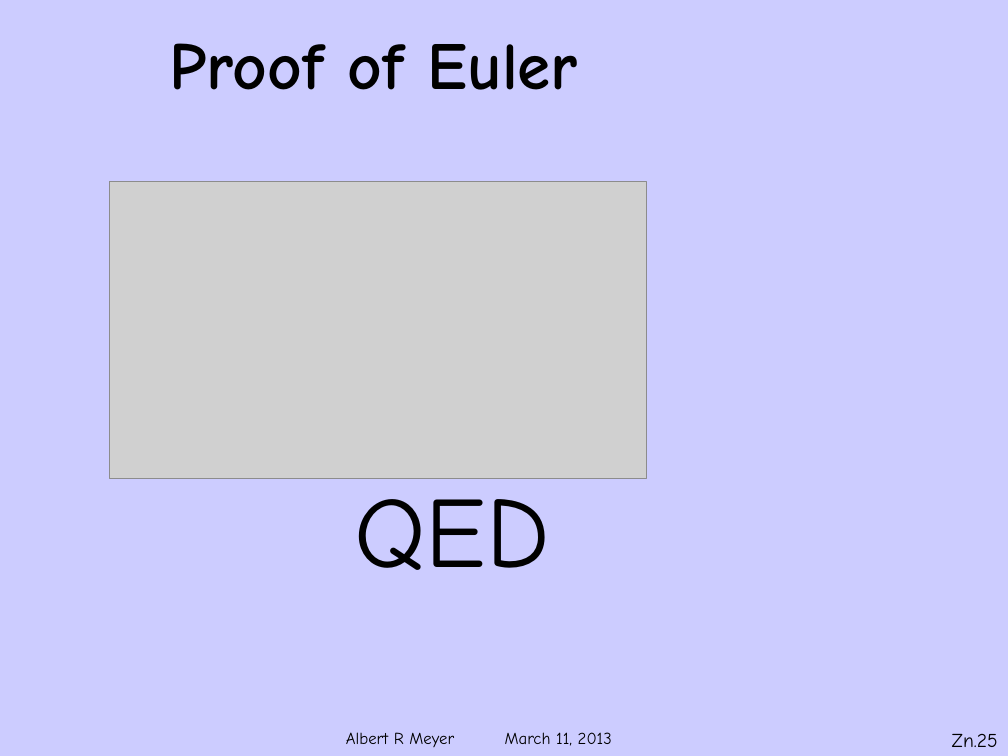
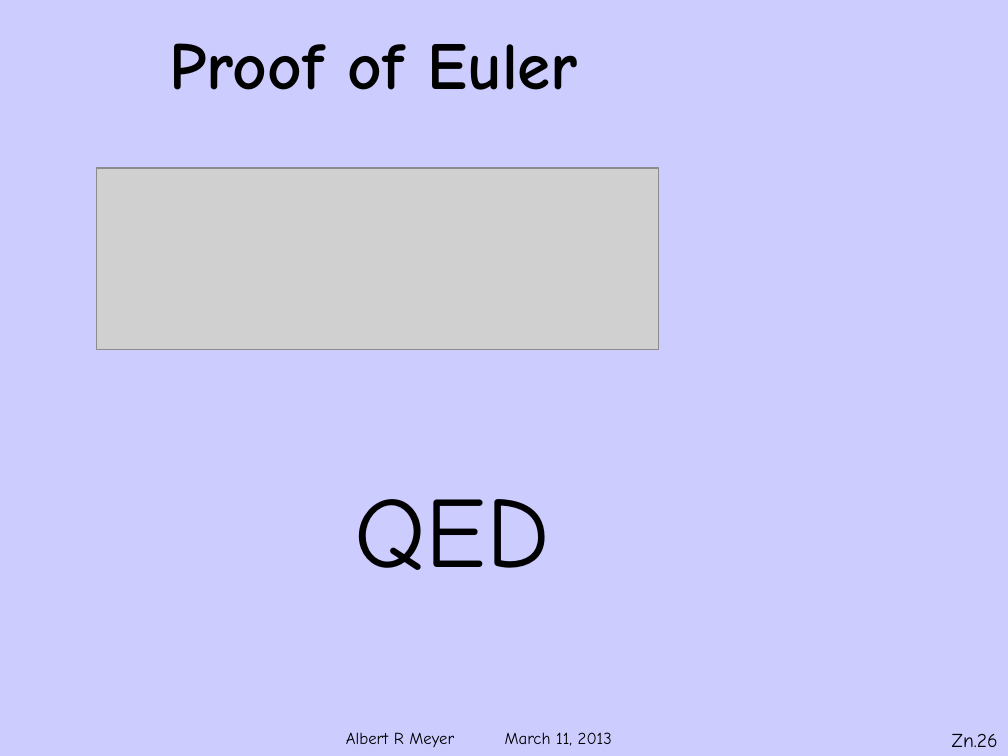
Before and after one commit to armeyer/mcs_web, a slide deck: slide 26 of spring13/slides13/Zmodn.pptx (slide 25 before the commit). Drawn at 1008x756 pixels with LibreOffice and Linux fonts; fonts in the diff are those of the drawing; grey boxes stand for pictures; background and template pictures are left out. Boxes give left, top, right and bottom in pixels: in the first picture for what was removed or moved away, otherwise in the second. Text is boxed around its words. In the diff, an @@ line names an element or a change of style, - is before the commit and + after.

```diff
--- a/spring13/slides13/Zmodn.pptx
+++ b/spring13/slides13/Zmodn.pptx
@@ picture: place and size @@
-picture at [109,181,646,479]
+picture at [97,168,658,350]
@@ page number at [952,734,998,747]: text changed @@
-Zn.25
+Zn.26
```
Also in this commit, not shown: 1 other slide changed, 1 slide added, 1 other file.
